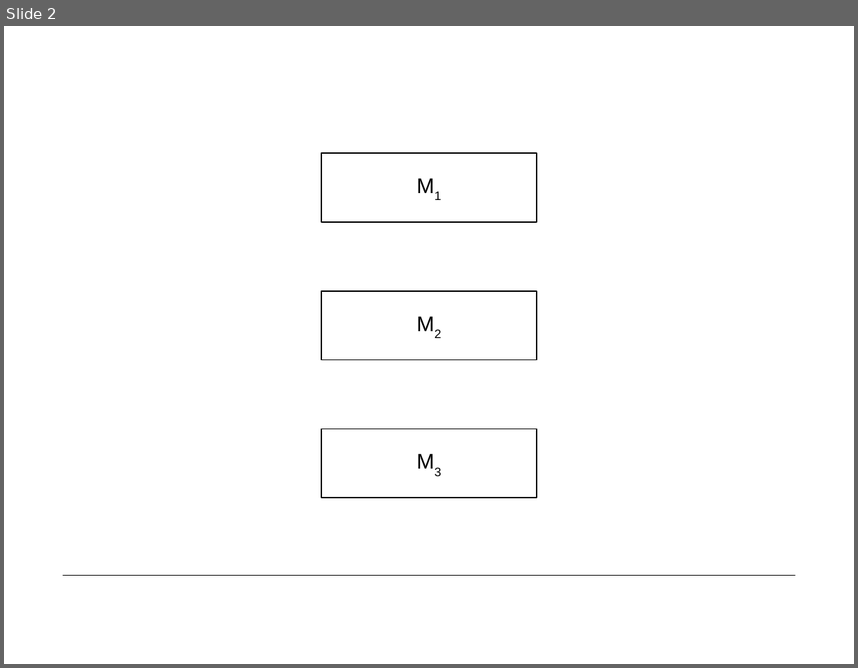
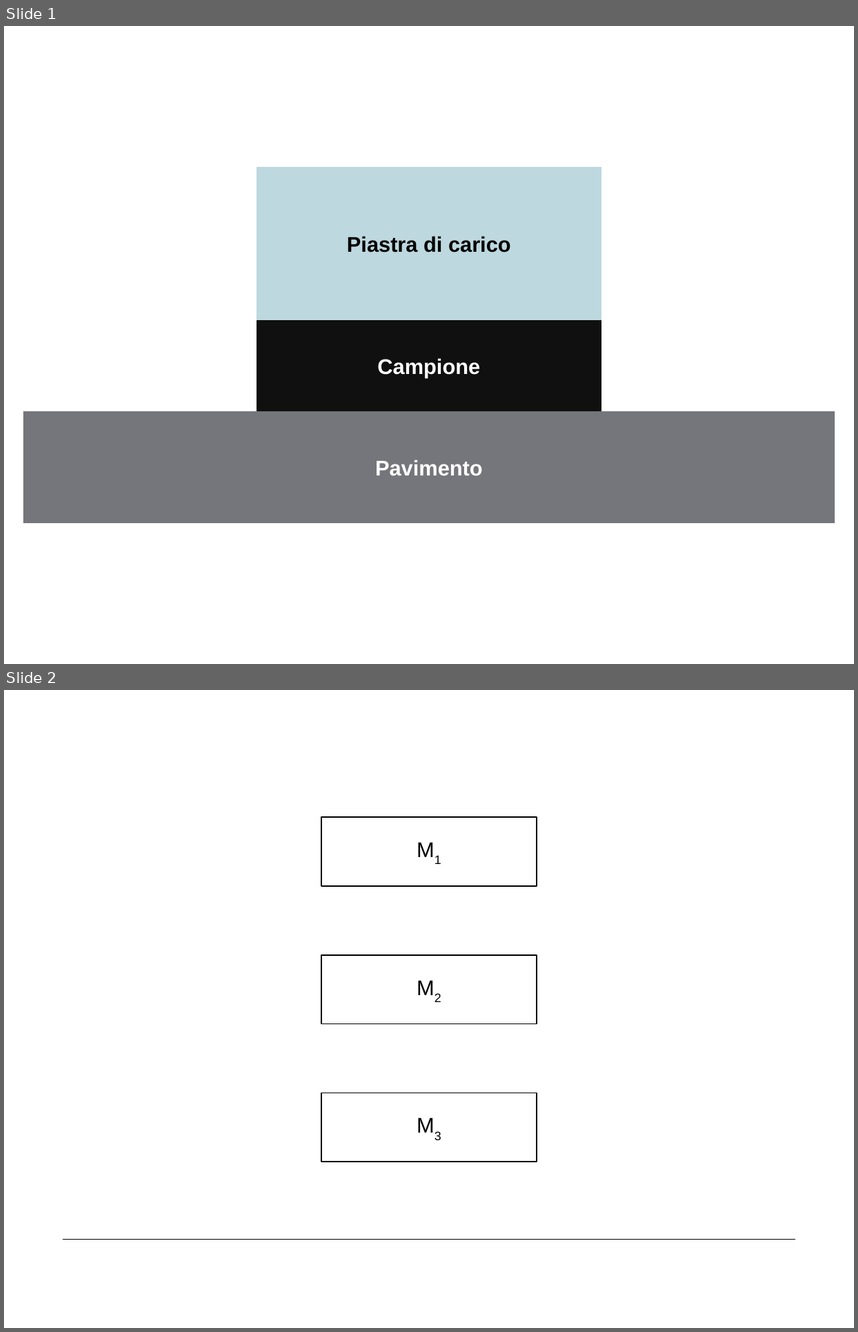
Before and after one commit to oucxlw/Martello-Strumentato, a slide deck: Latex/Figure.odp. Shown one above the other, each under a label of ours: slide 2 before the commit, slides 1 and 2 after it. The pictures are 858x668 and 858x1332 pixels, drawn with LibreOffice and Linux fonts; fonts in the diff are those of the drawing. Boxes give left, top, right and bottom in pixels: in the first picture for what was removed or moved away, otherwise in the second. Text is boxed around its words. In the diff, an @@ line names an element or a change of style, - is before the commit and + after.

```diff
--- a/Latex/Figure.odp
+++ b/Latex/Figure.odp
@@ slide 1 added at bbox=[4, 26, 854, 664], background #FFFFFF @@
@@ rectangle added at bbox=[257, 167, 601, 320], fill #BDD8DE, 18 pt, text #000000, bold @@
+Piastra di carico
@@ rectangle added at bbox=[257, 320, 601, 411], fill #101010, 18 pt, text #FFFFFF, bold @@
+Campione
@@ rectangle added at bbox=[23, 411, 835, 522], fill #75767B, 18 pt, text #FFFFFF, bold @@
+Pavimento
```
Also in this commit, not shown: 1 slide removed, 9 other files.
